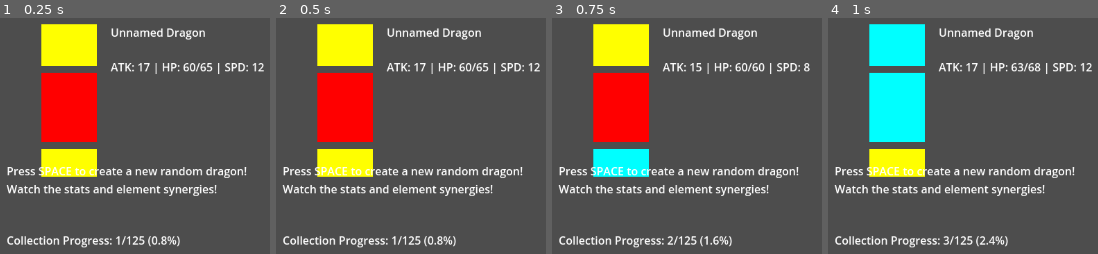
Above: before the commit, frames 1-4 (left to right).
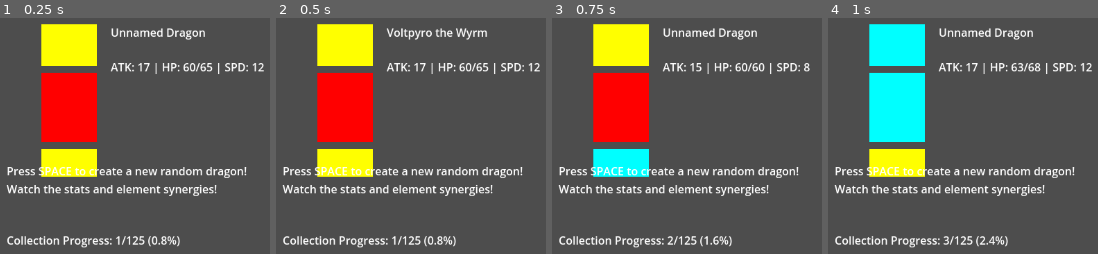
Above: after the commit, the same moments.

Repository: dunnston/DragonForge
Game: Godot game, scene res://scenes/dragon_system/dragon_test.tscn
Two runs of this game, one before a commit and one after it. Both use one fixed random seed, a clock stepped at 60 frames per second and the inputs below. This scene is started directly instead of the project's main scene.
Inputs (mouse positions are in pixels of both pictures, inside the frame that each line leads up to):
- Up to frame 1 (0.25 s): no input
- Up to frame 2 (0.5 s): no input
- Up to frame 3 (0.75 s): tap Space at 0.5 s; move the mouse to (outside the picture) at 0.52 s; click (outside the picture) at 0.67 s
- Up to frame 4 (1 s): tap Space at 0.77 s

Frame 1 is identical in both runs. In frame 2, 0.9% of the frame differs, in the area x 41-79%, y 4-10%; in frame 3, nothing differs; in frame 4, nothing differs.

Commit message:
AI Chat Checkpoint: msg_145_2025-10-20T19-27-43 - I am working on this scene and I am trying to make...

Diff:
--- a/scripts/dragon_system/dragon_factory.gd
+++ b/scripts/dragon_system/dragon_factory.gd
@@ -70,9 +70,9 @@
 		DragonPart.Element.SHADOW: "Umbra"
 	}
 
-	# Simulate API delay only if we have access to the scene tree
-	if get_tree() != null:
-		await get_tree().create_timer(0.5).timeout
+	# Simulate API delay - use Engine for non-scene-tree dependent delay
+	for i in 30:  # Simple frame-based delay (about 0.5 seconds at 60 FPS)
+		await Engine.get_main_loop().process_frame
 
 	var prefix = element_names[dragon.head_part.element]
 	var suffix = element_names[dragon.body_part.element].to_lower()
--- a/scripts/ui/part_selector.gd
+++ b/scripts/ui/part_selector.gd
@@ -80,16 +80,16 @@
 	var name_label = Label.new()
 	name_label.text = ELEMENT_NAMES[element]
 	name_label.horizontal_alignment = HORIZONTAL_ALIGNMENT_CENTER
-	name_label.theme_override_colors["font_color"] = Color(0.8, 1, 0.8, 1) if available else Color(0.5, 0.5, 0.5, 1)
-	name_label.theme_override_font_sizes["font_size"] = 14
+	name_label.add_theme_color_override("font_color", Color(0.8, 1, 0.8, 1) if available else Color(0.5, 0.5, 0.5, 1))
+	name_label.add_theme_font_size_override("font_size", 14)
 	vbox.add_child(name_label)
 
 	# Count label
 	var count_label = Label.new()
 	count_label.text = "×%d" % count
 	count_label.horizontal_alignment = HORIZONTAL_ALIGNMENT_CENTER
-	count_label.theme_override_colors["font_color"] = Color(1, 0.843, 0, 1) if available else Color(0.5, 0.5, 0.5, 1)
-	count_label.theme_override_font_sizes["font_size"] = 12
+	count_label.add_theme_color_override("font_color", Color(1, 0.843, 0, 1) if available else Color(0.5, 0.5, 0.5, 1))
+	count_label.add_theme_font_size_override("font_size", 12)
 	vbox.add_child(count_label)
 
 	# Make clickable if available
